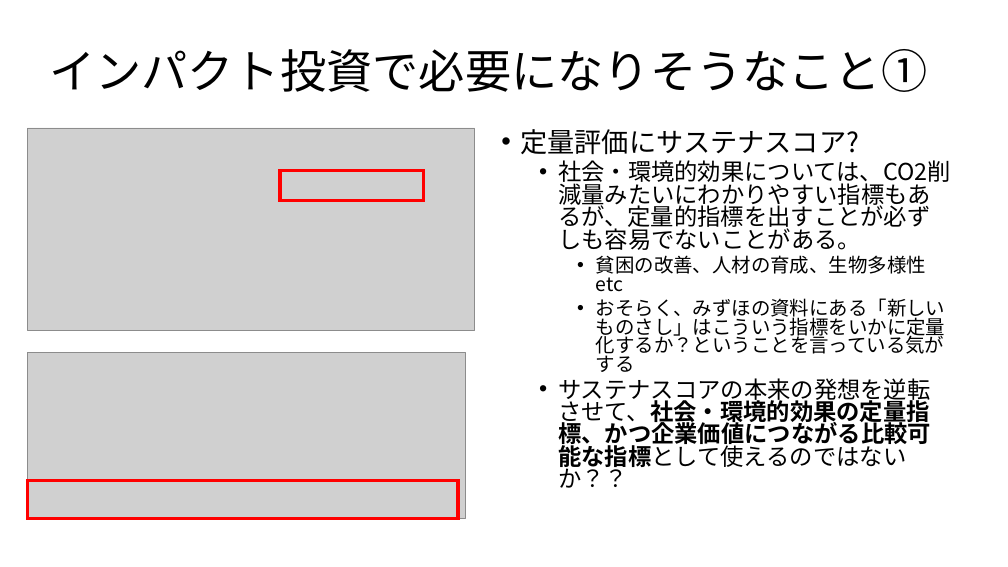
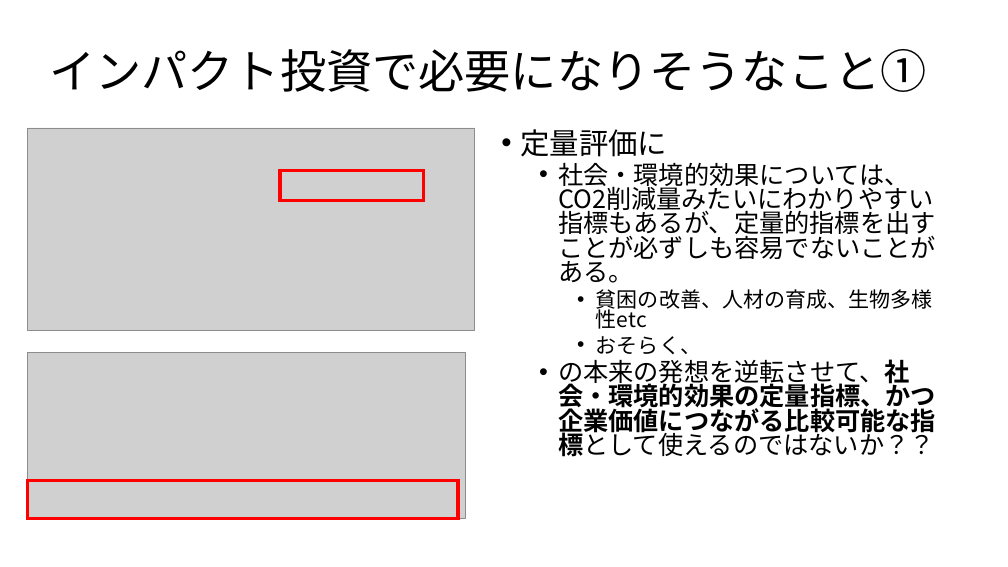
Before and after one commit to baraoalpine/git_test, a slide deck: slide 17 of impact投資.pptx. Drawn at 1008x567 pixels with LibreOffice and Linux fonts; fonts in the diff are those of the drawing; grey boxes stand for pictures. Boxes give left, top, right and bottom in pixels: in the first picture for what was removed or moved away, otherwise in the second. Text is boxed around its words. In the diff, an @@ line names an element or a change of style, - is before the commit and + after.

```diff
--- a/impact投資.pptx
+++ b/impact投資.pptx
@@ text at [520,129,667,157]: text changed; size 25.9 to 28 pt @@
-• 定量評価にサステナスコア?
+• 定量評価に
@@ text at [558,162,936,329]: size 22.2 to 24 pt in "社会・環境的効果については、CO2削減量みたいにわかりやすい指標もあるが、定量的指標を出すことが必ずしも容易でないことが ..."; size 18.5 to 20 pt in "貧困の改善、人材の育成、生物多様性etc" @@
@@ text at [558,336,936,457]: text changed; size 22.2 to 24 pt @@
-    • おそらく、みずほの資料にある「新しいものさし」はこういう指標をいかに定量化するか？ということを言っている気がする
-  • サステナスコアの本来の発想を逆転させて、社会・環境的効果の定量指標、かつ企業価値につながる比較可能な指標として使えるのではないか？？
+    • おそらく、
+  • の本来の発想を逆転させて、社会・環境的効果の定量指標、かつ企業価値につながる比較可能な指標として使えるのではないか？？
```
Also in this commit, not shown: 3 other slides changed.
